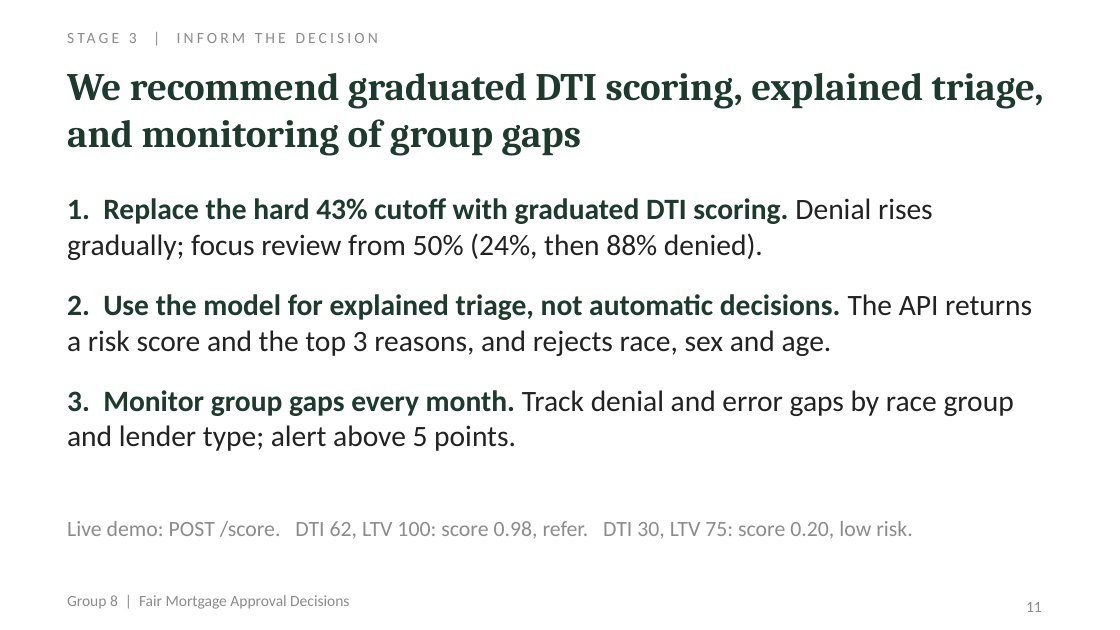
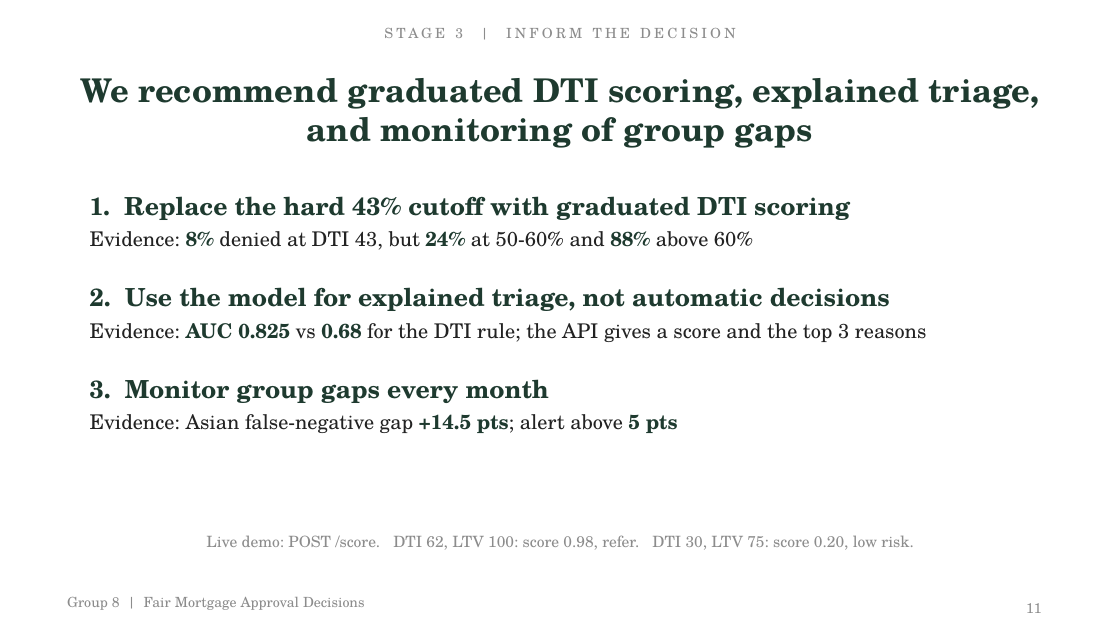
Before and after one commit to Rishhhhub/fair-mortgage-approval, a slide deck: slide 11 of deliverables/Group_8_Fair_Mortgage_Approval_Decisions_Presentation.pptx. Drawn at 1120x630 pixels with LibreOffice and Linux fonts; fonts in the diff are those of the drawing. Boxes give left, top, right and bottom in pixels: in the first picture for what was removed or moved away, otherwise in the second. Text is boxed around its words. In the diff, an @@ line names an element or a change of style, - is before the commit and + after.

```diff
--- a/deliverables/Group_8_Fair_Mortgage_Approval_Decisions_Presentation.pptx
+++ b/deliverables/Group_8_Fair_Mortgage_Approval_Decisions_Presentation.pptx
@@ text "STAGE 3 | INFORM THE ..." at (x1=384, y1=28, x2=736, y2=38): size 10 to 9 pt, font Calibri to TeX Gyre Schola; alignment left to centre @@
@@ text "We recommend graduated DTI scoring, ..." at (x1=80, y1=78, x2=1040, y2=148): size 25 to 21 pt, font Cambria to TeX Gyre Schola; alignment left to centre; vertical alignment top to middle @@
@@ text at (x1=90, y1=196, x2=926, y2=433): text changed; size 19 to 13 pt; font Calibri to TeX Gyre Schola; text colour #222222 to #1E3A2F; bold on @@
-1. Replace the hard 43% cutoff with graduated DTI scoring. Denial rises gradually; focus review from 50% (24%, then 88% denied).
-2. Use the model for explained triage, not automatic decisions. The API returns a risk score and the top 3 reasons, and rejects race, sex and age.
-3. Monitor group gaps every month. Track denial and error gaps by race group and lender type; alert above 5 points.
+1. Replace the hard 43% cutoff with graduated DTI scoring
+Evidence: 8% denied at DTI 43, but 24% at 50-60% and 88% above 60%
+2. Use the model for explained triage, not automatic decisions
+Evidence: AUC 0.825 vs 0.68 for the DTI rule; the API gives a score and the top 3 reasons
+3. Monitor group gaps every month
+Evidence: Asian false-negative gap +14.5 pts; alert above 5 pts
@@ text "Live demo: POST /score. DTI ..." moved from (x1=67, y1=521, x2=913, y2=539) to (x1=206, y1=535, x2=913, y2=550) @@
@@ text "Live demo: POST /score. DTI ..." at (x1=206, y1=535, x2=913, y2=550): size 14 to 10 pt, font Calibri to TeX Gyre Schola; alignment left to centre @@
@@ text "Group 8 | Fair Mortgage ..." at (x1=67, y1=597, x2=365, y2=610): size 10 to 9 pt, font Calibri to TeX Gyre Schola @@
@@ page number at (x1=1026, y1=603, x2=1042, y2=613): size 10 to 9 pt, font Calibri to TeX Gyre Schola @@
```
Also in this commit, not shown: 15 other slides changed, 4 other files.
